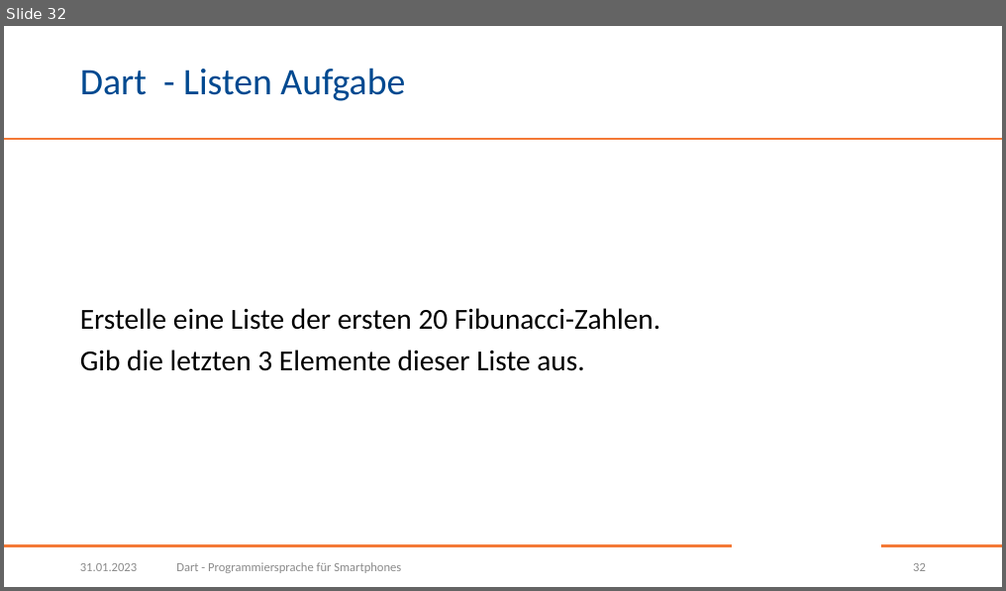
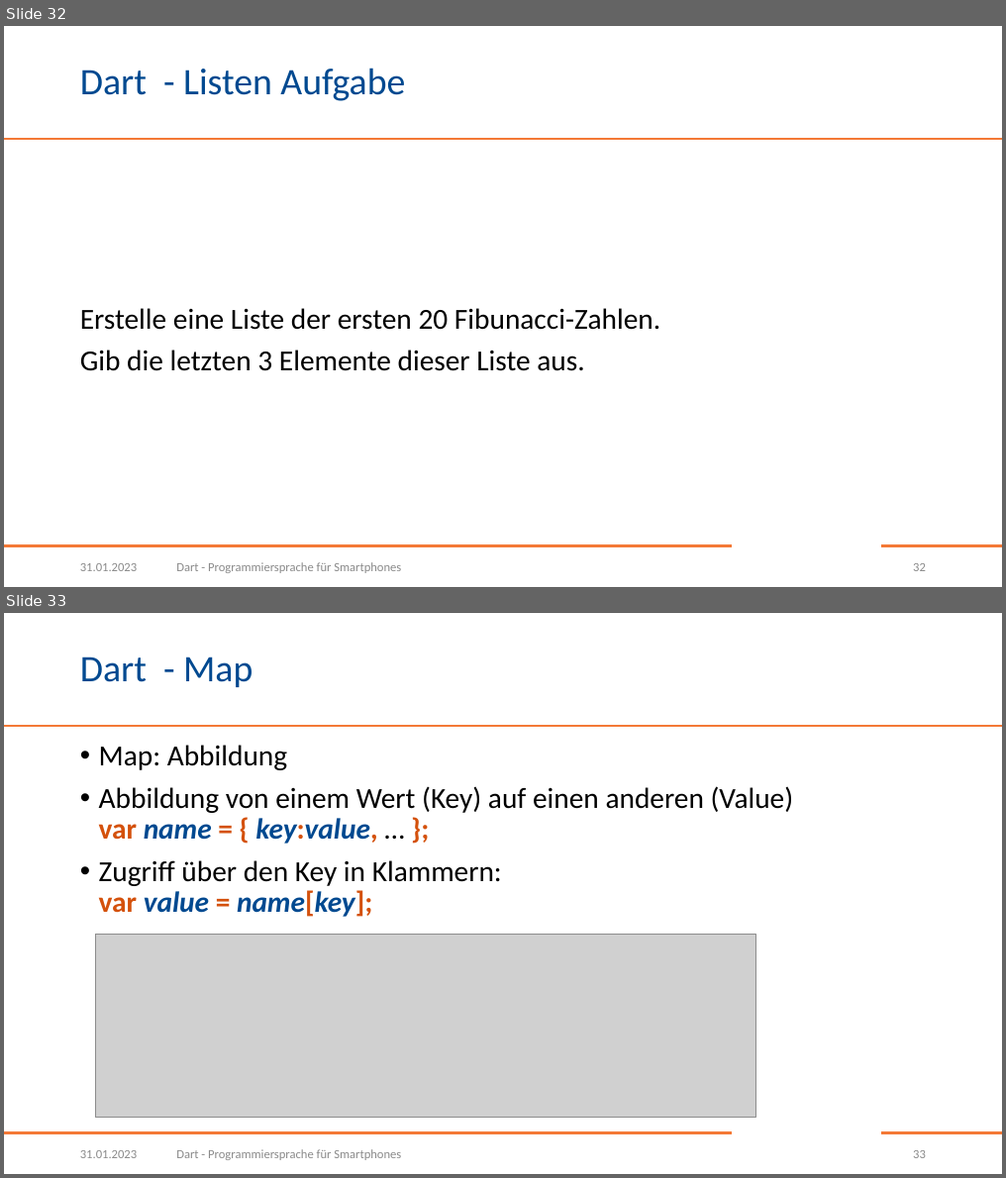
Before and after one commit to BogyMitutoyoCTL/DecisionMakingApp, a slide deck: presentations/Dart.pptx. Shown one above the other, each under a label of ours: slide 32 before the commit, slides 32 and 33 after it. The pictures are 1006x591 and 1006x1178 pixels, drawn with LibreOffice and Linux fonts; fonts in the diff are those of the drawing; grey boxes stand for pictures; background and template pictures are left out. Boxes give left, top, right and bottom in pixels: in the first picture for what was removed or moved away, otherwise in the second. Text is boxed around its words. In the diff, an @@ line names an element or a change of style, - is before the commit and + after.

```diff
--- a/presentations/Dart.pptx
+++ b/presentations/Dart.pptx
@@ slide 33 added at (4,613,1002,1174), background #FFFFFF; not listed: 3 template elements that a slide beside it also shows @@
@@ title added at (80,657,252,687), 36 pt, text #004990 @@
+Dart - Map
@@ text added at (99,745,794,917), 28 pt, text #000000 @@
+• Map: Abbildung
+• Abbildung von einem Wert (Key) auf einen anderen (Value)
+  var name = { key:value, … };
+• Zugriff über den Key in Klammern:
+  var value = name[key];
@@ picture added at (95,935,756,1118) @@
@@ text added at (80,1151,137,1158), 12 pt, text #8C8C8C @@
+31.01.2023
@@ text added at (176,1150,401,1160), 12 pt, text #8C8C8C @@
+Dart - Programmiersprache für Smartphones
@@ page number added at (913,1151,926,1158), 12 pt, text #8C8C8C @@
+33
```
Also in this commit, not shown: 7 other slides added.
